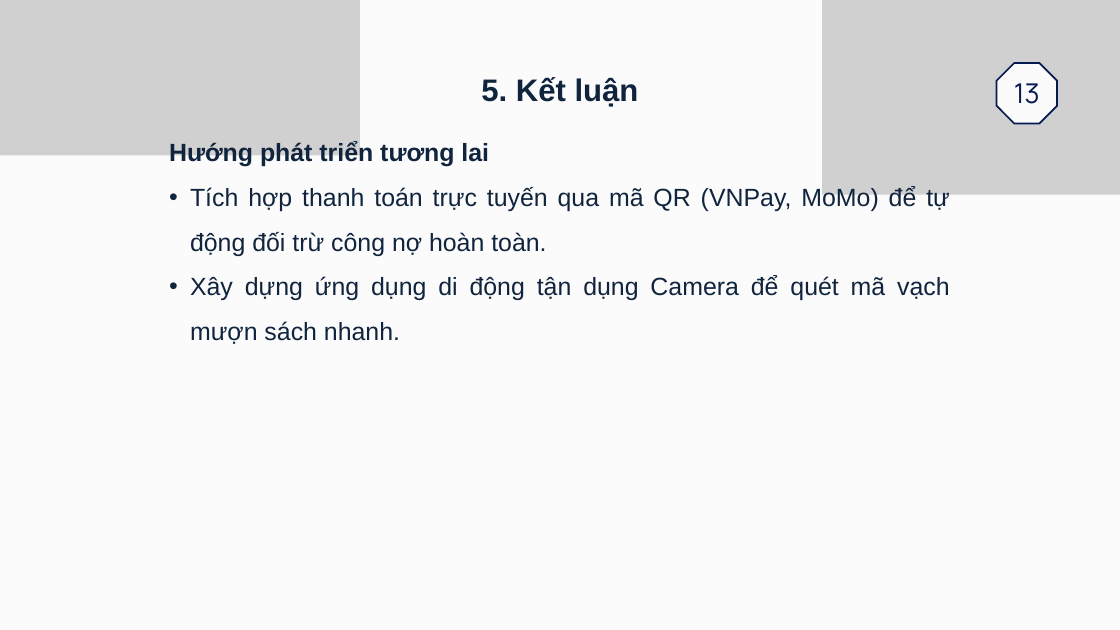
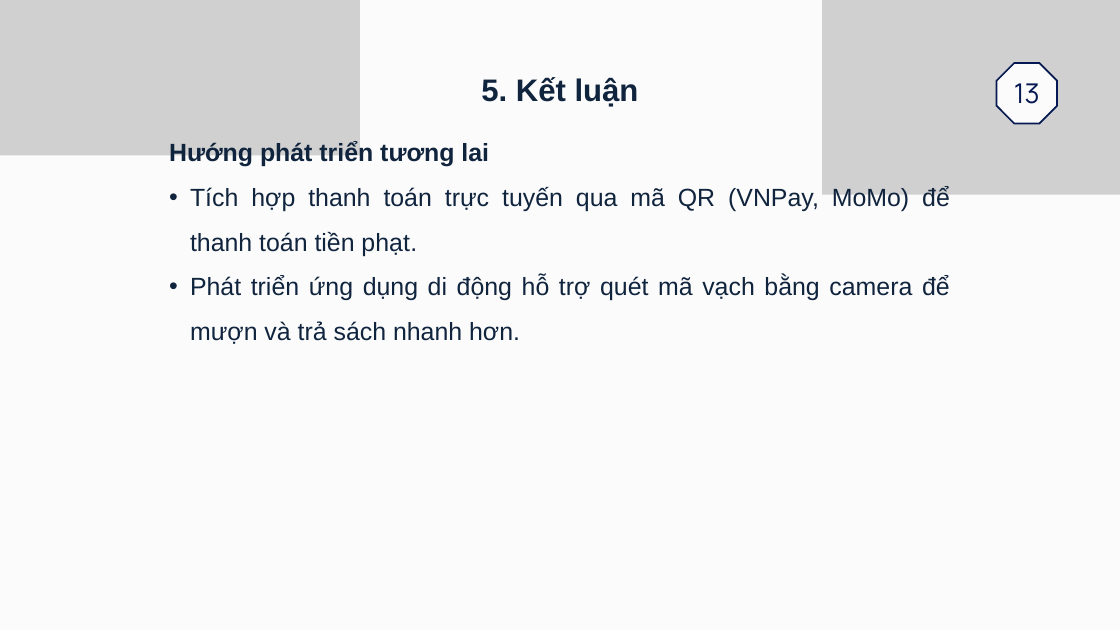
Before and after one commit to kimhuongg25/tn-da22ttd-110122083-dothikimhuong-thuviensothongminh, a slide deck: slide 15 of docs/pp_baocao_hoanchinh.pptx. Drawn at 1120x630 pixels with LibreOffice and Linux fonts; fonts in the diff are those of the drawing; grey boxes stand for pictures. Boxes give left, top, right and bottom in pixels: in the first picture for what was removed or moved away, otherwise in the second. Text is boxed around its words. In the diff, an @@ line names an element or a change of style, - is before the commit and + after.

```diff
--- a/docs/pp_baocao_hoanchinh.pptx
+++ b/docs/pp_baocao_hoanchinh.pptx
@@ text at [190,186,950,344]: text changed @@
-• Tích hợp thanh toán trực tuyến qua mã QR (VNPay, MoMo) để tự động đối trừ công nợ hoàn toàn.
-• Xây dựng ứng dụng di động tận dụng Camera để quét mã vạch mượn sách nhanh.
+• Tích hợp thanh toán trực tuyến qua mã QR (VNPay, MoMo) để thanh toán tiền phạt.
+• Phát triển ứng dụng di động hỗ trợ quét mã vạch bằng camera để mượn và trả sách nhanh hơn.
```
Also in this commit, not shown: 1 other slide changed, 1 other file.
